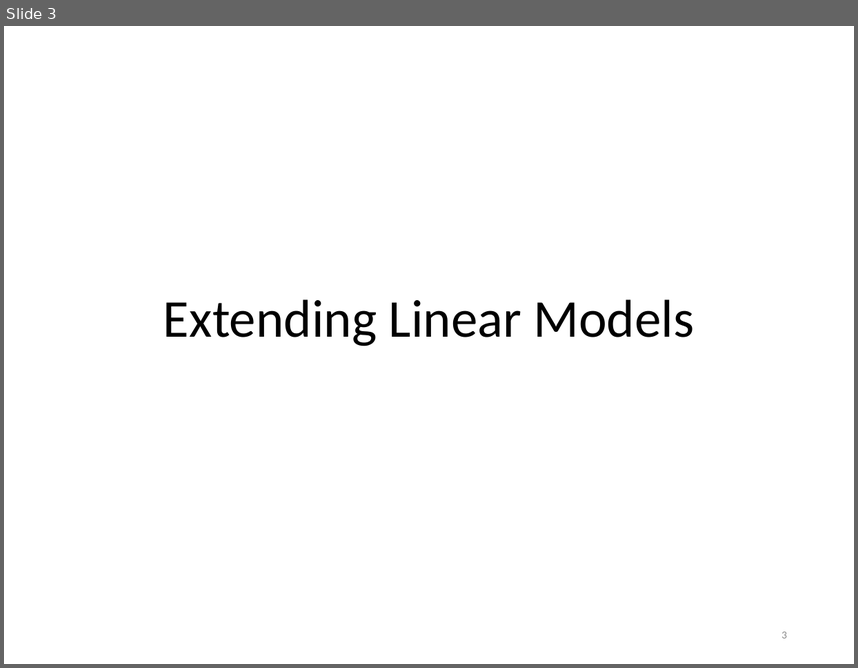
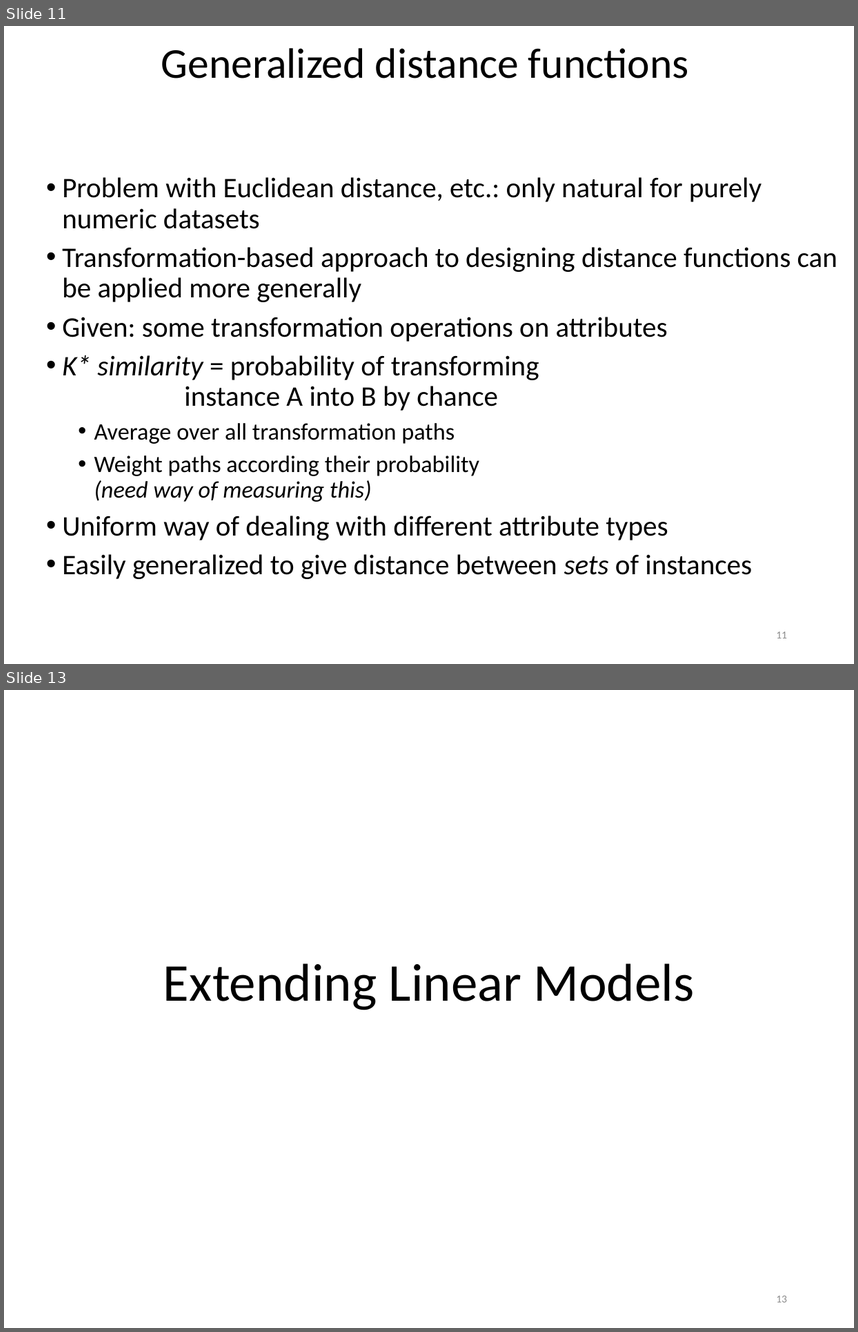
Before and after one commit to khaledmrasheed/khaledmrasheed.github.io, a slide deck: DMcourse/Chapter7.pptx. Shown one above the other, each under a label of ours: slide 3 before the commit, slides 11 and 13 after it; the slides between them are not shown. The pictures are 858x668 and 858x1332 pixels, drawn with LibreOffice and Linux fonts; fonts in the diff are those of the drawing. Boxes give left, top, right and bottom in pixels: in the first picture for what was removed or moved away, otherwise in the second. Text is boxed around its words. In the diff, an @@ line names an element or a change of style, - is before the commit and + after.

```diff
--- a/DMcourse/Chapter7.pptx
+++ b/DMcourse/Chapter7.pptx
@@ slide 11 added at (4, 26, 854, 664), background #FFFFFF @@
@@ title added at (161, 48, 689, 78), 36 pt, text #000000 @@
+Generalized distance functions
@@ text added at (62, 177, 838, 579), 24 pt, text #000000 @@
+• Problem with Euclidean distance, etc.: only natural for purely numeric datasets
+• Transformation-based approach to designing distance functions can be applied more generally
+• Given: some transformation operations on attributes
+• K* similarity = probability of transforming instance A into B by chance
+  • Average over all transformation paths
+  • Weight paths according their probability
+    (need way of measuring this)
+• Uniform way of dealing with different attribute types
+• Easily generalized to give distance between sets of instances
@@ page number added at (776, 631, 787, 638), 9 pt, text #8C8C8C @@
+11
@@ what was slide 3 is now slide 13 @@
@@ page number at (776, 1295, 787, 1302): text changed @@
-3
+13
```
Also in this commit, not shown: 2 slides changed, 9 other slides added.
